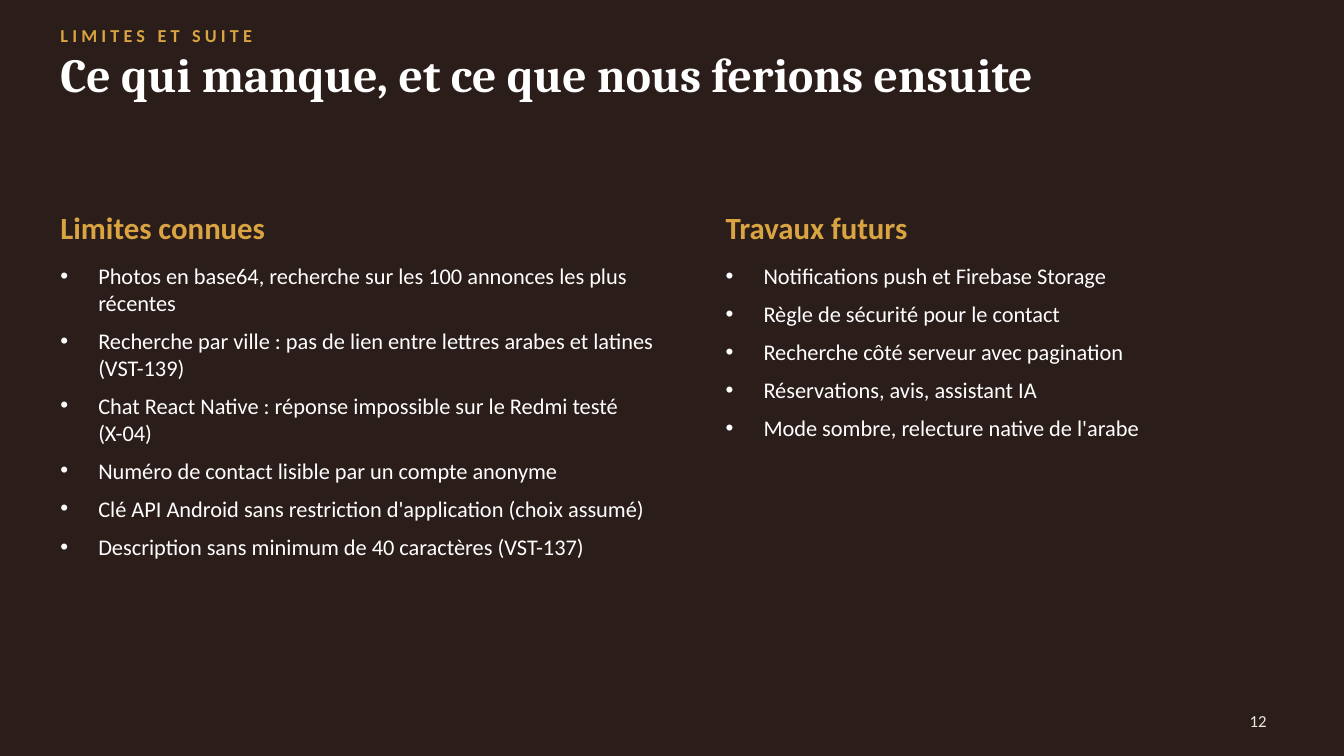
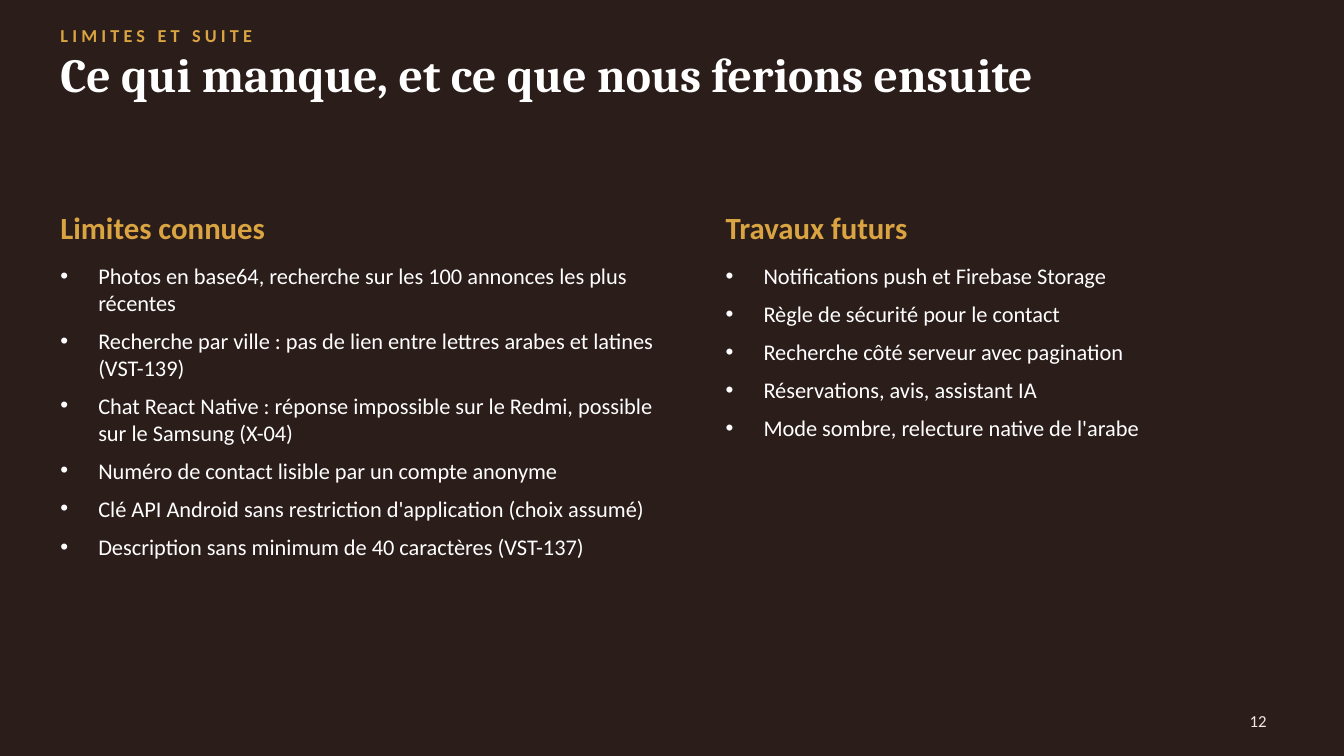
Before and after one commit to saadaouiMahmoud55/vesta, a slide deck: slide 12 of docs/report/final/Vesta-soutenance-finale.pptx. Drawn at 1344x756 pixels with LibreOffice and Linux fonts; fonts in the diff are those of the drawing. Boxes give left, top, right and bottom in pixels: in the first picture for what was removed or moved away, otherwise in the second. Text is boxed around its words. In the diff, an @@ line names an element or a change of style, - is before the commit and + after.

```diff
--- a/docs/report/final/Vesta-soutenance-finale.pptx
+++ b/docs/report/final/Vesta-soutenance-finale.pptx
@@ text at [98, 398, 652, 445]: text changed @@
-• Chat React Native : réponse impossible sur le Redmi testé (X-04)
+• Chat React Native : réponse impossible sur le Redmi, possible sur le Samsung (X-04)
```
Also in this commit, not shown: 1 other slide changed, 4 other files.
